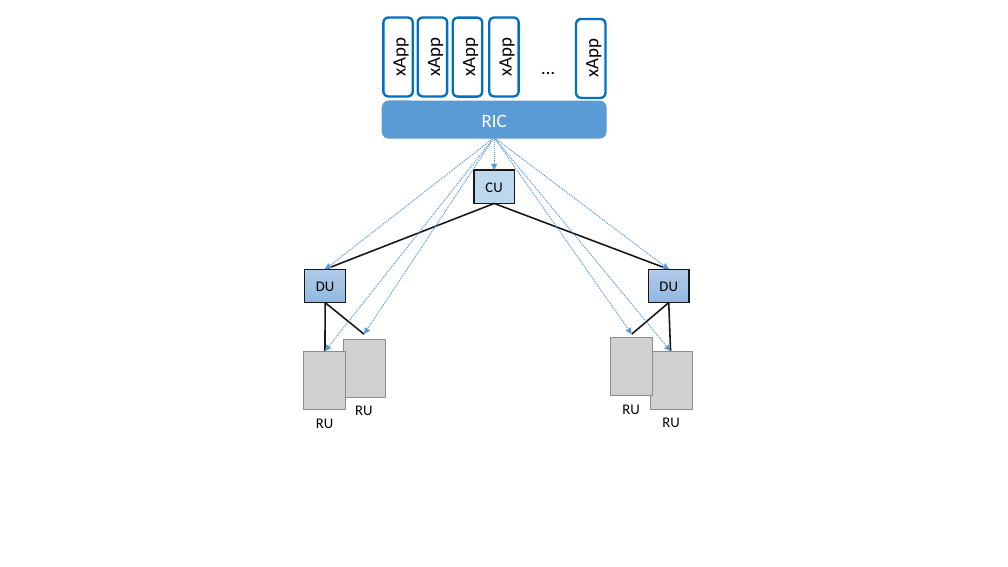
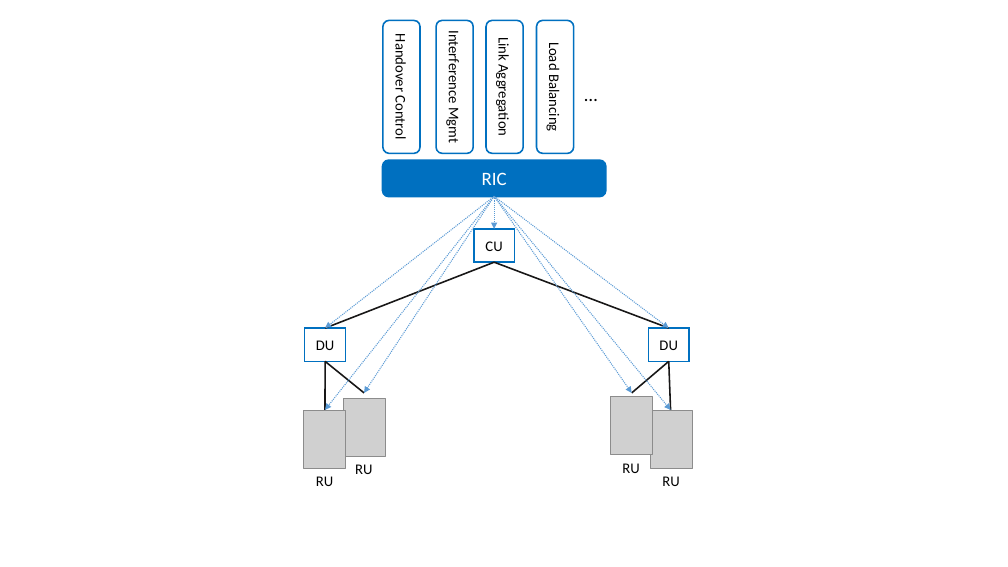
Before and after one commit to SystemsApproach/private5g, a slide deck: slide 5 of figures/sdn/figures.pptx. Drawn at 1008x567 pixels with LibreOffice and Linux fonts; fonts in the diff are those of the drawing; grey boxes stand for pictures. Boxes give left, top, right and bottom in pixels: in the first picture for what was removed or moved away, otherwise in the second. Text is boxed around its words. In the diff, an @@ line names an element or a change of style, - is before the commit and + after.

```diff
--- a/figures/sdn/figures.pptx
+++ b/figures/sdn/figures.pptx
@@ rounded rectangle removed at (383, 18, 413, 96) @@
-xApp
@@ rounded rectangle added at (383, 20, 420, 153), fill #FFFFFF, outline #0070C0 1.5 pt, 14 pt, text #000000 @@
+Handover Control
@@ rounded rectangle removed at (418, 18, 447, 96) @@
-xApp
@@ rounded rectangle added at (436, 20, 473, 153), fill #FFFFFF, outline #0070C0 1.5 pt, 14 pt, text #000000 @@
+Interference Mgmt
@@ rounded rectangle removed at (453, 18, 482, 96) @@
-xApp
@@ rounded rectangle added at (487, 20, 524, 153), fill #FFFFFF, outline #0070C0 1.5 pt, 14 pt, text #000000 @@
+Link Aggregation
@@ rounded rectangle removed at (489, 18, 518, 96) @@
-xApp
@@ rounded rectangle added at (537, 20, 574, 153), fill #FFFFFF, outline #0070C0 1.5 pt, 14 pt, text #000000 @@
+Load Balancing
@@ rounded rectangle removed at (576, 19, 605, 98) @@
-xApp
@@ text "…": place and size @@
-text "…" at (535, 52, 563, 82)
+text "…" at (577, 79, 606, 110)
@@ rounded rectangle "RIC" at (383, 160, 605, 196): fill #5B9BD5 to #0070C0; outline #5B9BD5 2.25 pt to #0070C0 2.25 pt @@
@@ 7 arrows, 6 lines, 4 texts, 3 rectangles, 1 rounded rectangle: place and size @@
-7 arrows, 6 lines, 4 texts, 3 rectangles, 1 rounded rectangle at (305, 102, 690, 428)
+7 arrows, 6 lines, 4 texts, 3 rectangles, 1 rounded rectangle at (305, 160, 690, 486)
@@ rectangle "CU" at (474, 229, 515, 262): fill #BDD7EE to none; outline #181717 1.5 pt to #0070C0 1.5 pt @@
@@ rectangle "DU" at (305, 328, 346, 361): fill gradient #B1CBE9 to #A3C1E5 to #93B9E4 to none; outline #181717 1.5 pt to #0070C0 1.5 pt @@
@@ rectangle "DU" at (649, 328, 690, 361): fill gradient #B1CBE9 to #A3C1E5 to #93B9E4 to none; outline #181717 1.5 pt to #0070C0 1.5 pt @@
@@ picture removed at (304, 352, 346, 410) @@
@@ picture removed at (343, 340, 385, 398) @@
@@ picture removed at (611, 337, 653, 395) @@
@@ picture removed at (651, 352, 693, 410) @@
@@ picture added at (304, 411, 346, 469) @@
@@ picture added at (343, 399, 385, 457) @@
@@ picture added at (611, 396, 653, 454) @@
@@ picture added at (651, 411, 693, 469) @@
```
Also in this commit, not shown: 8 other slides changed, 10 other files.
